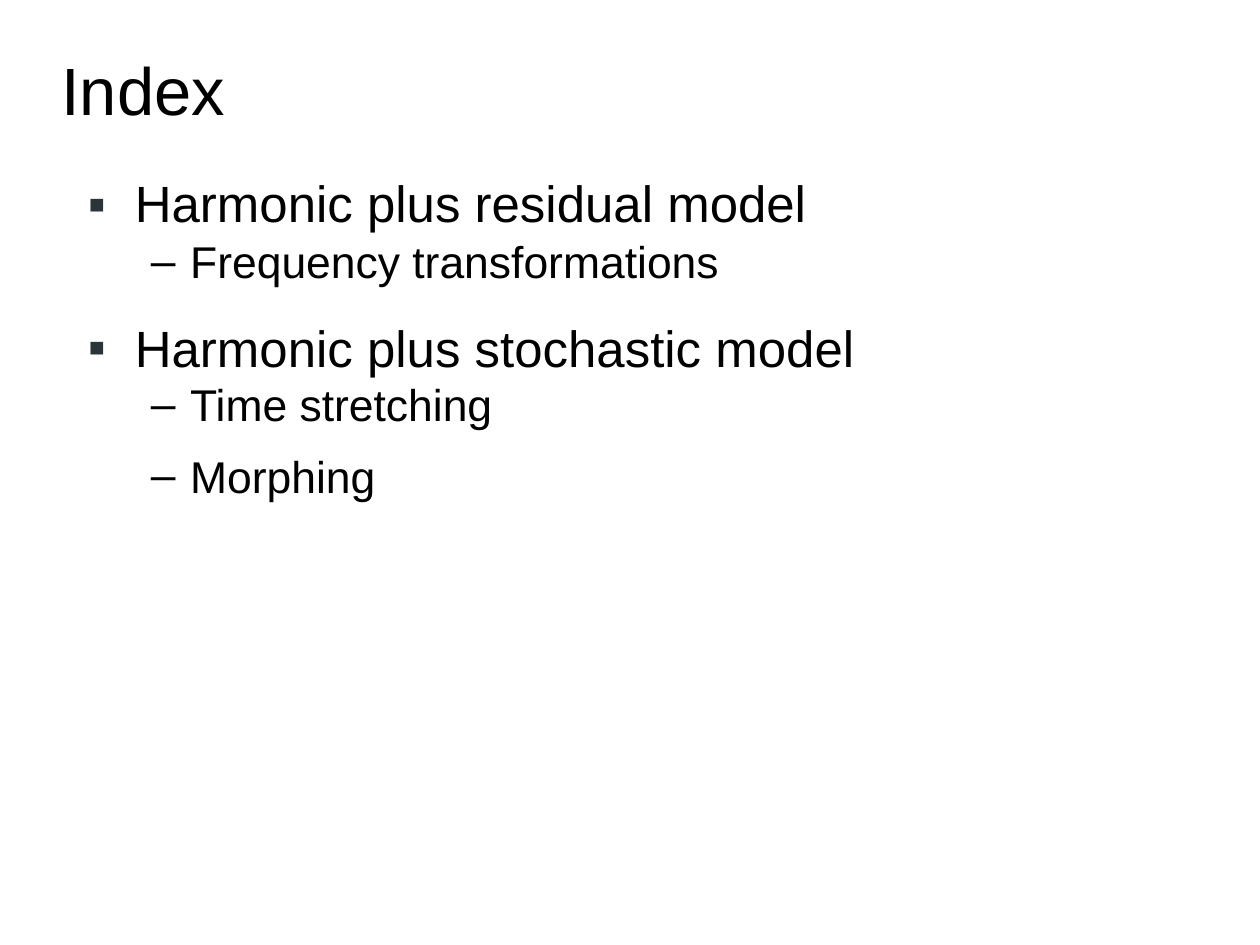
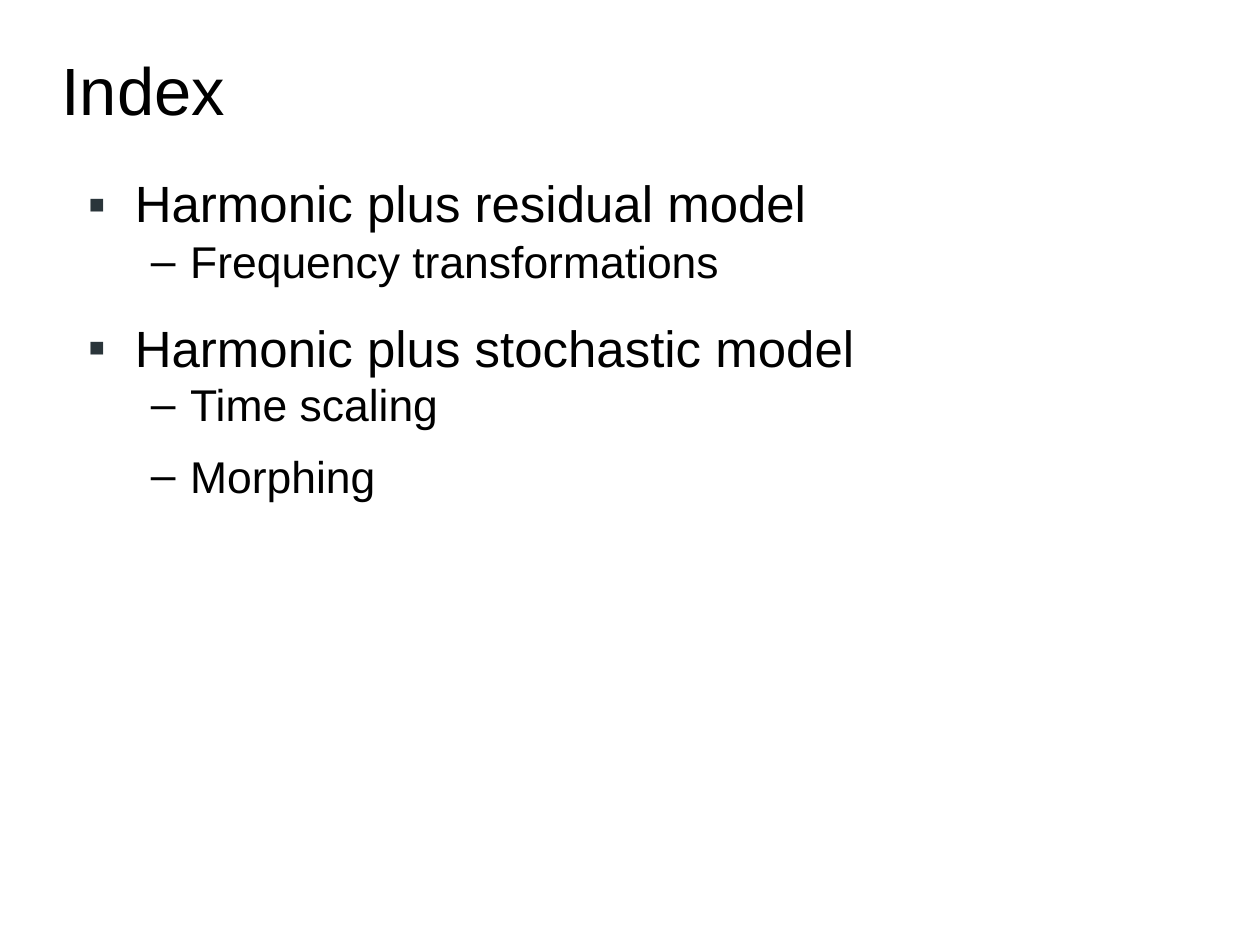
Before and after one commit to hoinx/sms-tools, a slide deck: slide 2 of lectures/8-Sound-transformations/8T2-Sound-transformations-2.odp. Drawn at 1260x945 pixels with LibreOffice and Linux fonts; fonts in the diff are those of the drawing. Boxes give left, top, right and bottom in pixels: in the first picture for what was removed or moved away, otherwise in the second. Text is boxed around its words. In the diff, an @@ line names an element or a change of style, - is before the commit and + after.

```diff
--- a/lectures/8-Sound-transformations/8T2-Sound-transformations-2.odp
+++ b/lectures/8-Sound-transformations/8T2-Sound-transformations-2.odp
@@ text at <box>190,388,438,431</box>: text changed @@
-  – Time stretching
+  – Time scaling
```
Also in this commit, not shown: 1 other file.
